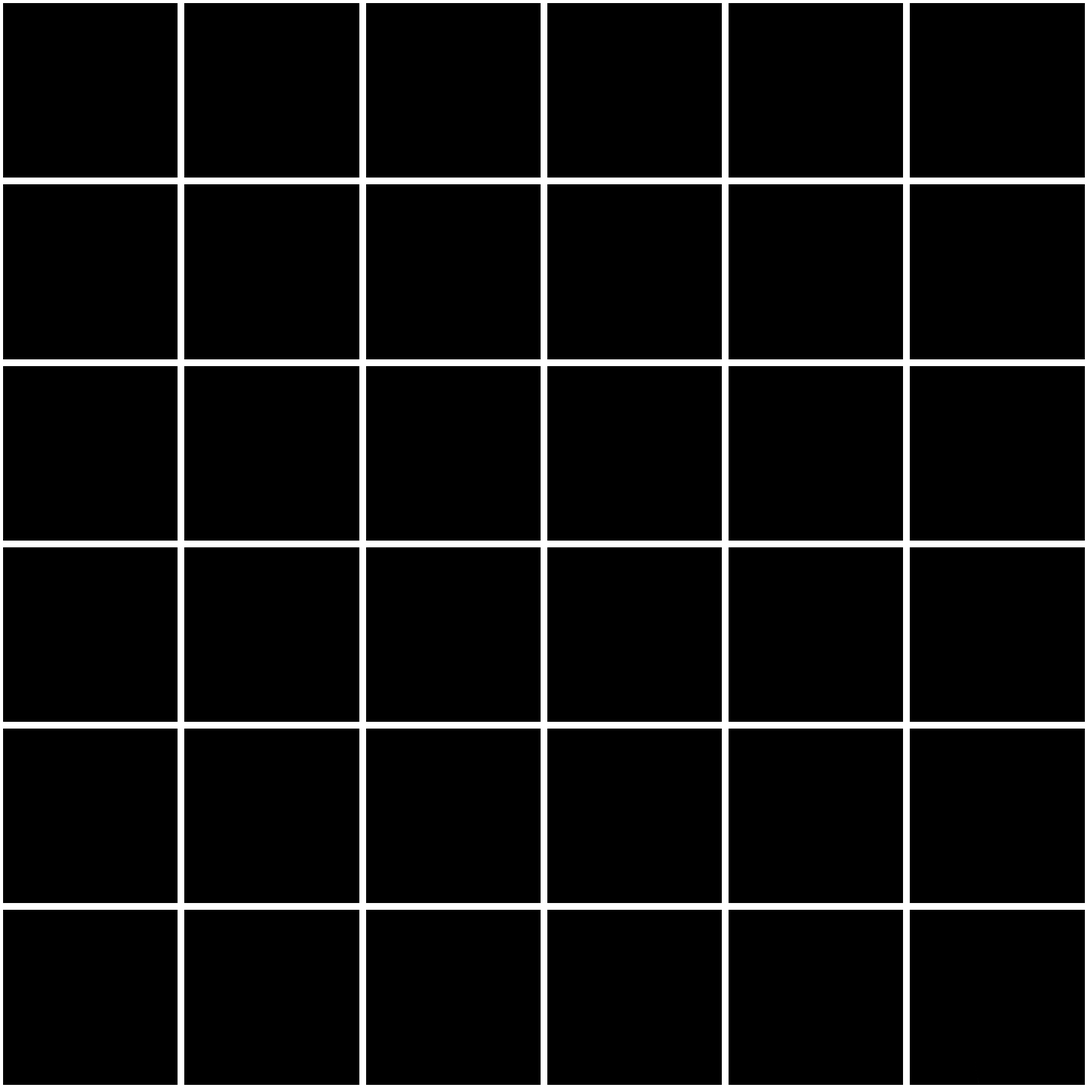
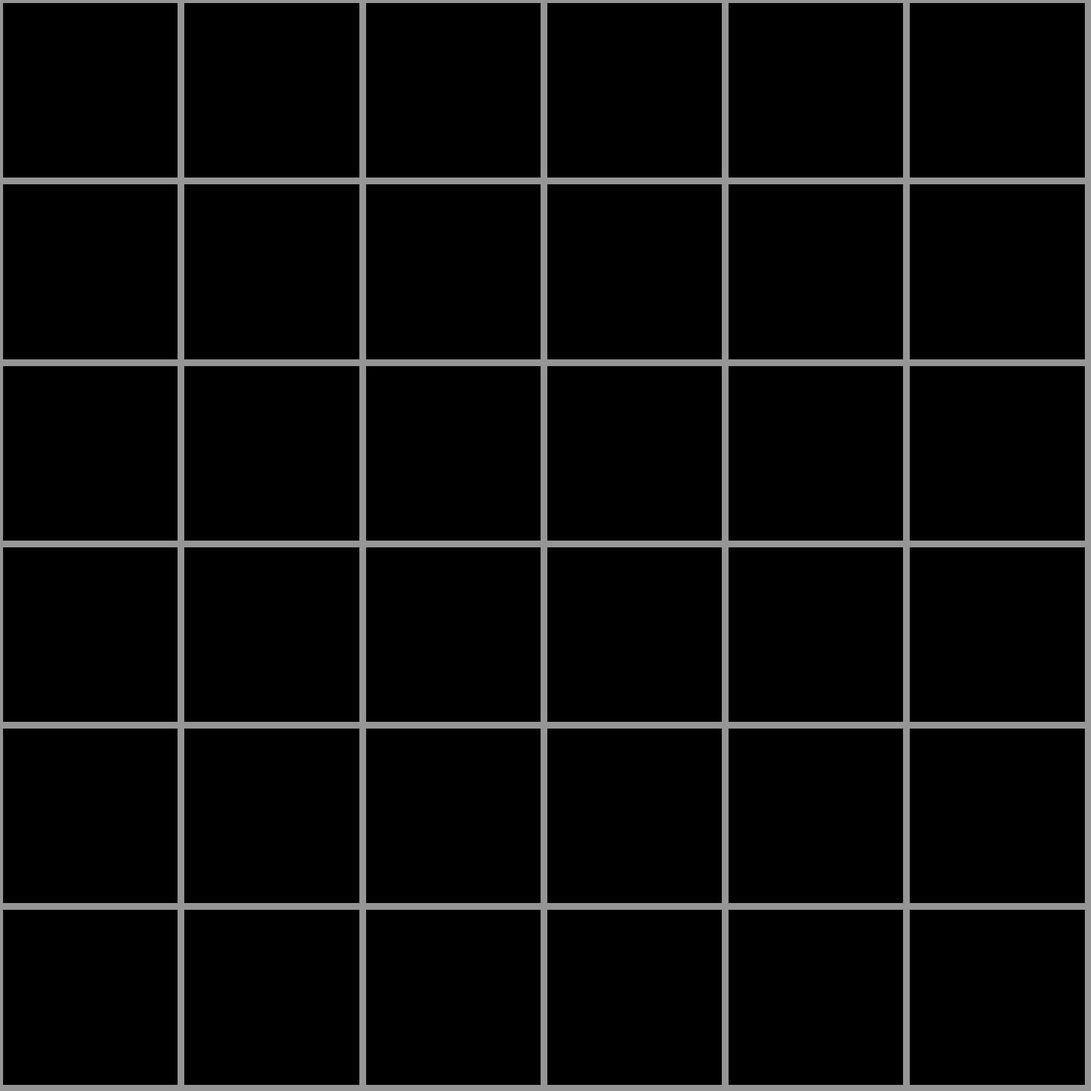
Layered file, before and after one edit (1091px x 1091px). Changes by layer:
removed layer "Line 17" over (x1=0, y1=1085, x2=1091, y2=1091)
removed layer "Line 16" over (x1=0, y1=0, x2=1091, y2=4)
removed layer "Line 15" over (x1=0, y1=0, x2=4, y2=1091)
removed layer "Line 14" over (x1=0, y1=0, x2=4, y2=1091)
removed layer "Line 13" over (x1=0, y1=0, x2=4, y2=1091)
removed layer "Line 12" over (x1=1085, y1=0, x2=1091, y2=1091)
removed layer "Line 11" over (x1=0, y1=0, x2=4, y2=1091)
removed layer "Line 10" over (x1=0, y1=903, x2=1091, y2=911)
removed layer "Line 9" over (x1=0, y1=722, x2=1091, y2=729)
removed layer "Line 8" over (x1=0, y1=540, x2=1091, y2=548)
removed layer "Line 7" over (x1=0, y1=359, x2=1091, y2=367)
removed layer "Line 6" over (x1=0, y1=177, x2=1091, y2=185)
removed layer "Line 5" over (x1=903, y1=0, x2=911, y2=1091)
removed layer "Line 4" over (x1=722, y1=0, x2=729, y2=1091)
removed layer "Line 3" over (x1=540, y1=0, x2=548, y2=1091)
removed layer "Line 2" over (x1=359, y1=0, x2=367, y2=1091)
removed layer "Line 1" over (x1=177, y1=0, x2=185, y2=1091)
added layer "Layer 2" above "Layer 1" over (x1=0, y1=0, x2=1091, y2=1091)
